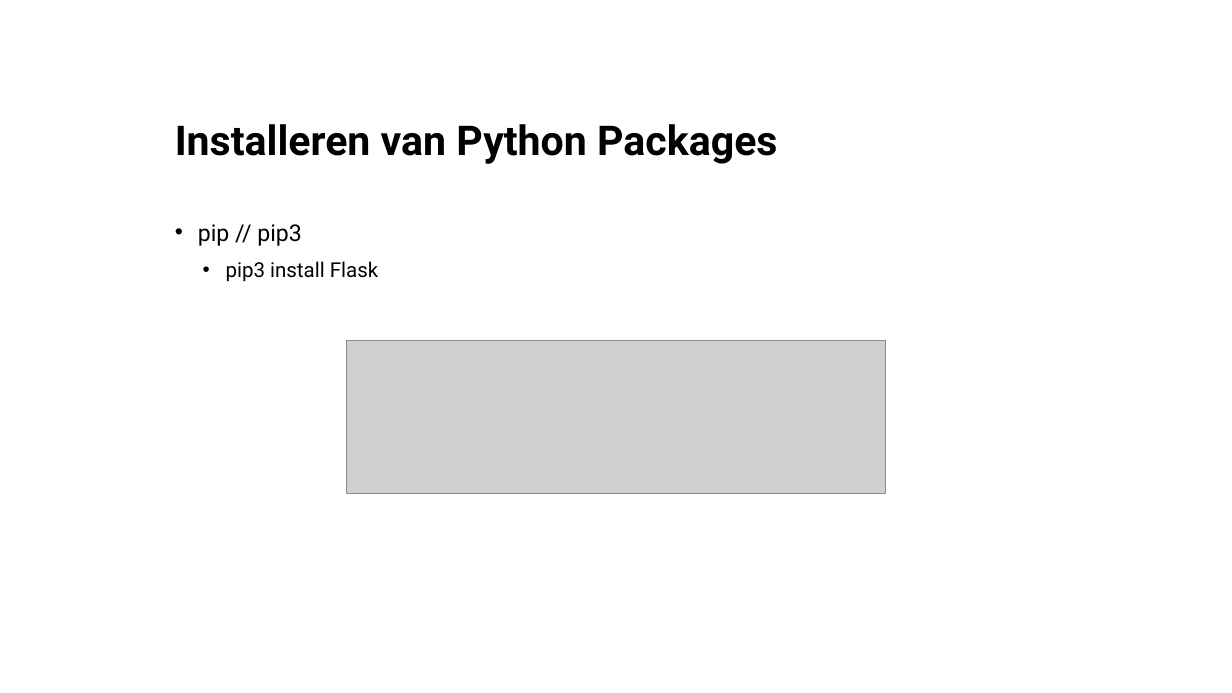
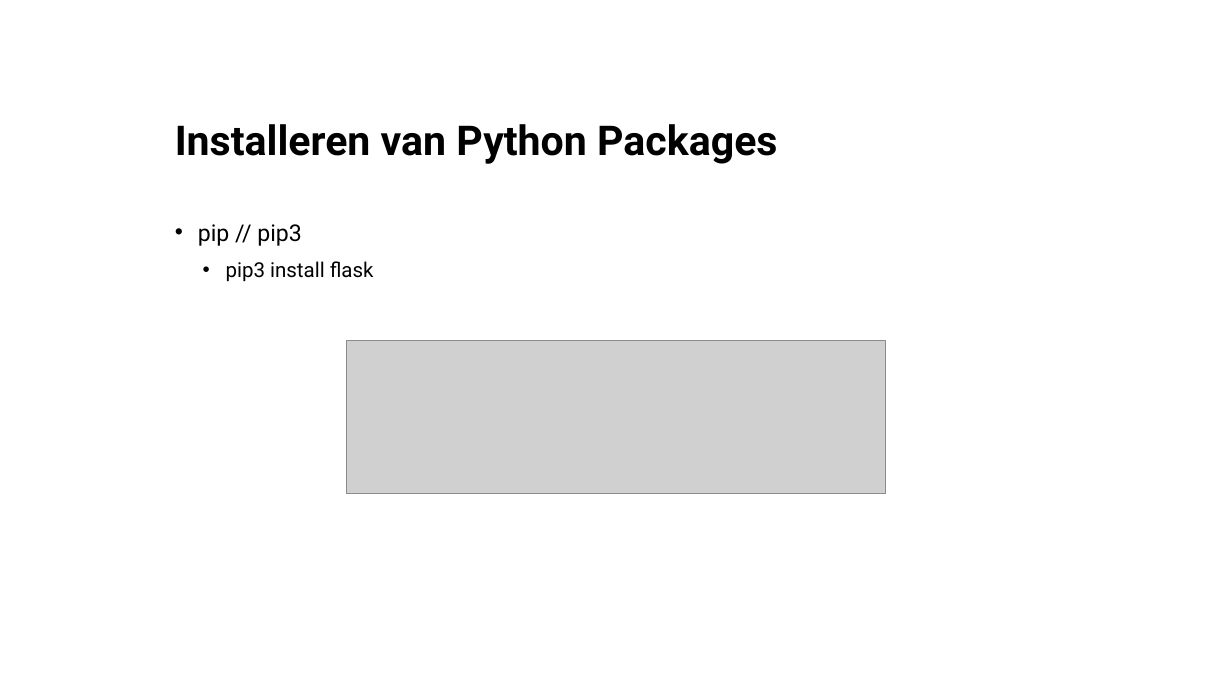
Before and after one commit to AlfaCollegeTeamICT/DIP1, a slide deck: slide 5 of FlaskBasic/Presentation1.pptx. Drawn at 1232x693 pixels with LibreOffice and Linux fonts; fonts in the diff are those of the drawing; grey boxes stand for pictures. Boxes give left, top, right and bottom in pixels: in the first picture for what was removed or moved away, otherwise in the second. Text is boxed around its words. In the diff, an @@ line names an element or a change of style, - is before the commit and + after.

```diff
--- a/FlaskBasic/Presentation1.pptx
+++ b/FlaskBasic/Presentation1.pptx
@@ text at bbox=[226, 261, 374, 282]: text changed @@
-  • pip3 install Flask
+  • pip3 install flask
```
Also in this commit, not shown: 1 other file.
